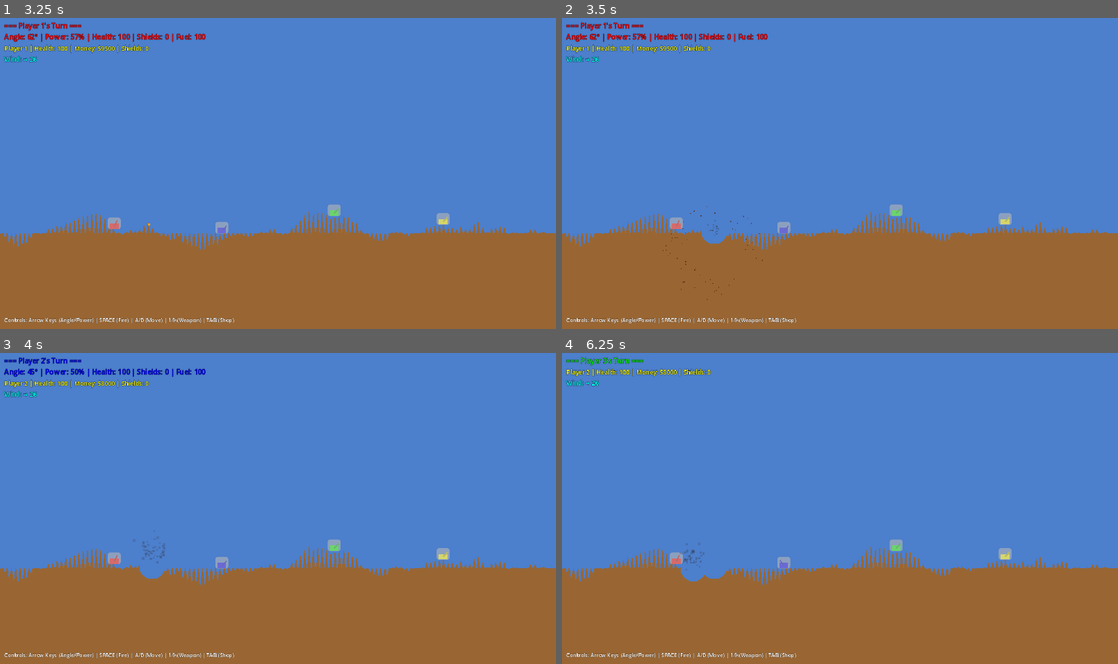
Above: before the commit, frames 1-4 (two rows, left to right).
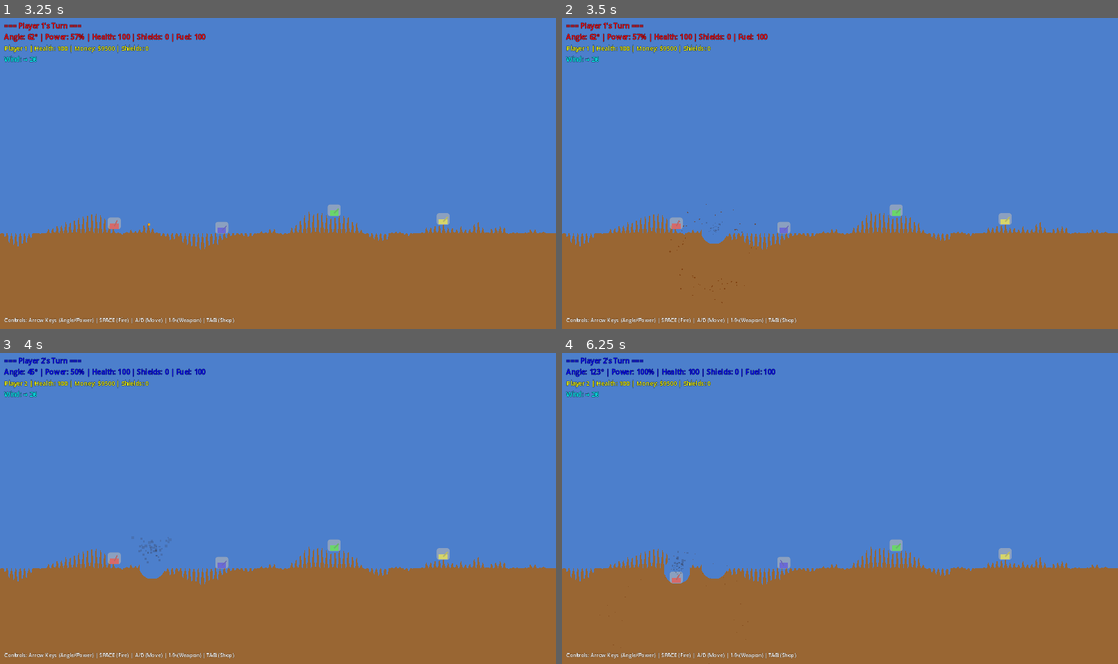
Above: after the commit, the same moments.

Repository: thamam/Games
Game: Godot game, scene res://scenes/Main.tscn
Two runs of this game, one before a commit and one after it. Both use one fixed random seed, a clock stepped at 60 frames per second and the inputs below.
Inputs:
- Up to frame 1 (3.25 s): tap Enter at 0.5 s; hold Space (fire) 0.53-1.28 s; hold D (move_right) 0.53-2.03 s; tap Up (ui_up) at 0.77, 1.52, 3.02 s; tap Tab at 1.35 s; tap Space (fire) at 2, 2.85 s; hold A (move_left) 2.03-2.78 s; tap R at 2.1 s; hold D (move_right) from 2.78 s (still down)
- Up to frame 2 (3.5 s): keep holding D (move_right)
- Up to frame 3 (4 s): keep holding D (move_right); hold Tab from 3.53 s (still down); tap Up (ui_up) at 3.77 s
- Up to frame 4 (6.25 s): release D (move_right) at 4.28 s; release Tab at 4.28 s; hold A (move_left) 4.28-5.03 s; tap R at 4.35 s; tap Up (ui_up) at 4.52, 6.02 s; tap Enter at 5 s; hold D (move_right) 5.03-5.78 s; hold Space (fire) 5.03-5.78 s; hold A (move_left) from 5.78 s (still down); tap Tab at 5.85 s

Frame 1 is identical in both runs. In frame 2, less than 0.1% of the frame differs, in the area x 18-37%, y 59-92%; in frame 3, 0.2%; in frame 4, 1.6%, in the area x 0-40%, y 1-75%.

Commit message:
Enhance visual effects with weapon-specific colors and trails (Phase 1.4)
Explosion Enhancements:
- Weapon-specific flash colors (blend projectile color with white)
- Flash intensity scales with damage (50-100% based on damage/100)
- Weapon-tinted debris particles (30% weapon color blend with dirt)
- Enhanced debris color gradients (fade to darkened transparent version)

Projectile Trail System:
- Added CPUParticles2D smoke trails to all projectiles
- Trails use weapon-specific colors (darkened projectile_color)
- Color gradient fade to transparent over 0.5s lifetime
- 30 particles with subtle upward drift (gravity: -50)
- Trail cleanup on explosion

Visual Impact:
- Cyan explosions for MIRV
- Magenta explosions for Funky Bomb
- Gold explosions for Guided Missile
- Orange-red explosions for Heat Seeker
- Green explosions for Roller
- Each weapon now has distinct visual signature

Code verified: Game runs without errors, visual effects working correctly.

🤖 Generated with [Claude Code](https://claude.com/claude-code)

Co-Authored-By: Claude <noreply@anthropic.com>

Diff:
--- a/Scorch/ScorchedEarth/scripts/Projectile.gd
+++ b/Scorch/ScorchedEarth/scripts/Projectile.gd
@@ -33,6 +33,7 @@
 ## Visual Components
 var sprite: ColorRect
 var trail: Line2D
+var trail_particles: CPUParticles2D  # Smoke trail
 var trail_points: Array[Vector2] = []
 
 const MAX_TRAIL_POINTS = 50
@@ -54,12 +55,35 @@
 	sprite.color = projectile_color
 	add_child(sprite)
 
-	# Trail
+	# Line trail
 	trail = Line2D.new()
 	trail.width = 2.0
-	trail.default_color = trail_color
+	trail.default_color = projectile_color  # Use weapon color for trail
 	trail.z_index = -1
 	get_parent().add_child(trail) if get_parent() else add_child(trail)
+
+	# Smoke trail particles
+	trail_particles = CPUParticles2D.new()
+	trail_particles.emitting = true
+	trail_particles.amount = 30
+	trail_particles.lifetime = 0.5
+	trail_particles.emission_shape = CPUParticles2D.EMISSION_SHAPE_POINT
+	trail_particles.direction = Vector2(0, 1)  # Downward
+	trail_particles.spread = 15
+	trail_particles.gravity = Vector2(0, -50)  # Slight upward drift
+	trail_particles.initial_velocity_min = 10
+	trail_particles.initial_velocity_max = 20
+	trail_particles.scale_amount_min = 1.0
+	trail_particles.scale_amount_max = 2.0
+	trail_particles.color = projectile_color * 0.6  # Darkened weapon color
+	trail_particles.color.a = 0.4
+	# Fade to transparent
+	var trail_gradient = Gradient.new()
+	trail_gradient.set_color(0, projectile_color * 0.6)
+	trail_gradient.set_color(1, Color(projectile_color.r, projectile_color.g, projectile_color.b, 0.0))
+	trail_particles.color_ramp = trail_gradient
+	trail_particles.z_index = -2
+	add_child(trail_particles)
 
 func initialize(start_pos: Vector2, start_velocity: Vector2, player: int, mgr, terr) -> void:  # mgr=GameManager, terr=Terrain (untyped to avoid circular dependency)
 	"""Initialize projectile with starting conditions"""
@@ -203,12 +227,17 @@
 	explosion_container.global_position = global_position
 	get_tree().root.add_child(explosion_container)
 
-	# Main explosion flash (brief, bright center)
+	# Main explosion flash (brief, bright center) - intensity scales with damage
 	var flash = ColorRect.new()
 	var flash_size = explosion_radius * 2.0
 	flash.size = Vector2(flash_size, flash_size)
 	flash.position = -flash.size / 2
-	flash.color = Color(1.0, 0.9, 0.6, 0.9)  # Bright yellow-white
+
+	# Weapon-specific flash color (blend projectile color with white)
+	var flash_intensity = clamp(damage / 100.0, 0.5, 1.0)  # Scale with damage
+	var flash_color = projectile_color.lerp(Color.WHITE, 0.7) * flash_intensity
+	flash_color.a = 0.9
+	flash.color = flash_color
 	flash.z_index = 10
 	explosion_container.add_child(flash)
 
@@ -225,9 +254,11 @@
 	debris.emission_shape = CPUParticles2D.EMISSION_SHAPE_SPHERE
 	debris.emission_sphere_radius = explosion_radius * 0.3
 
-	# Particle appearance
-	debris.color = Color(0.6, 0.4, 0.2, 1.0)  # Dirt color (will vary per particle)
-	debris.color_ramp = create_debris_color_ramp()
+	# Particle appearance - blend weapon color with dirt
+	var dirt_color = Color(0.6, 0.4, 0.2, 1.0)
+	var debris_color = dirt_color.lerp(projectile_color, 0.3)  # 30% weapon color
+	debris.color = debris_color
+	debris.color_ramp = create_debris_color_ramp(debris_color)
 
 	# Physics
 	debris.direction = Vector2(0, -1)
@@ -294,15 +325,20 @@
 			explosion_container.queue_free()
 	)
 
-	# Clean up trail
+	# Clean up trails
 	if trail:
 		trail.queue_free()
-
-func create_debris_color_ramp() -> Gradient:
+	if trail_particles:
+		trail_particles.emitting = false
+		trail_particles.queue_free()
+
+func create_debris_color_ramp(base_color: Color = Color(0.6, 0.4, 0.2, 1.0)) -> Gradient:
 	"""Create color gradient for debris particles"""
 	var gradient = Gradient.new()
-	gradient.set_color(0, Color(0.6, 0.4, 0.2, 1.0))  # Dirt brown
-	gradient.set_color(1, Color(0.4, 0.3, 0.2, 0.0))  # Fade to transparent
+	gradient.set_color(0, base_color)  # Start with weapon-tinted color
+	var fade_color = base_color.darkened(0.3)
+	fade_color.a = 0.0
+	gradient.set_color(1, fade_color)  # Fade to transparent darker version
 	return gradient
 
 func create_debris_scale_curve() -> Curve:
